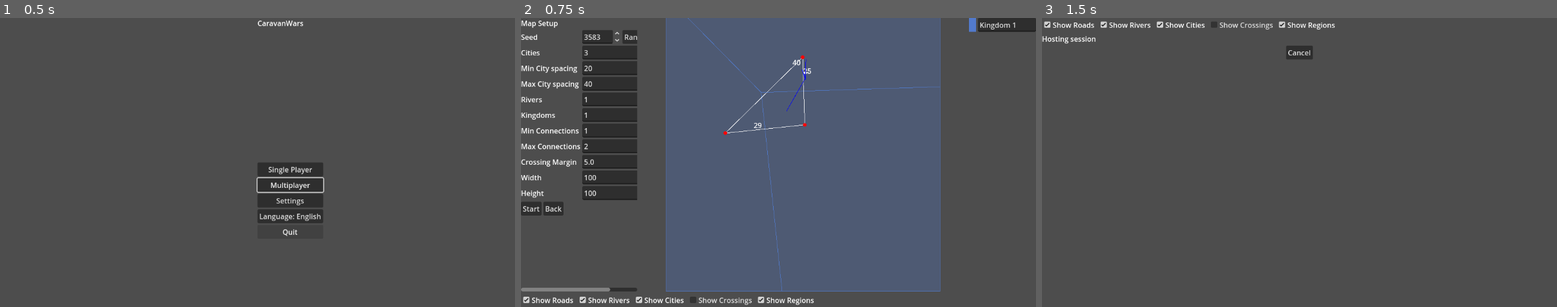
Above: before the commit, frames 1-3 (left to right).
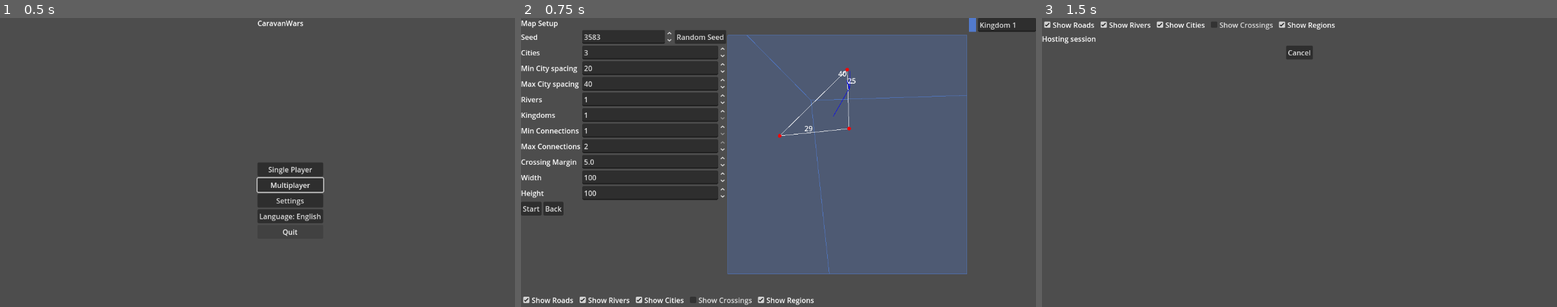
Above: after the commit, the same moments.

Repository: sepa79/CaravanWars
Game: Godot game, scene res://scenes/Main.tscn
Same seed, same stepped clock (60 frames per second), same inputs: the game is played once before the commit and once after it.
Inputs:
- Up to frame 1 (0.5 s): no input
- Up to frame 2 (0.75 s): click "Single Player" at 0.5 s
- Up to frame 3 (1.5 s): click "Start" at 1.25 s

Frame 1 is identical in both runs. In frame 2, 25% of the frame differs, in the area x 0-87%, y 0-95%; in frame 3, nothing differs.

Commit message:
Broaden setup panel width

Diff:
--- a/game/ui/MapSetupScreen.tscn
+++ b/game/ui/MapSetupScreen.tscn
@@ -13,14 +13,15 @@
 size_flags_vertical = 3
 
 [node name="ControlsScroll" type="ScrollContainer" parent="HBox"]
-custom_minimum_size = Vector2(260, 0)
-size_flags_horizontal = 1
+size_flags_horizontal = 3
 size_flags_vertical = 3
+size_flags_stretch_ratio = 0.4
 horizontal_scroll_enabled = false
 
 [node name="MapRow" type="HBoxContainer" parent="HBox"]
 size_flags_horizontal = 3
 size_flags_vertical = 3
+size_flags_stretch_ratio = 0.6
 
 [node name="MapView" type="Control" parent="HBox/MapRow"]
 custom_minimum_size = Vector2(0, 400)
